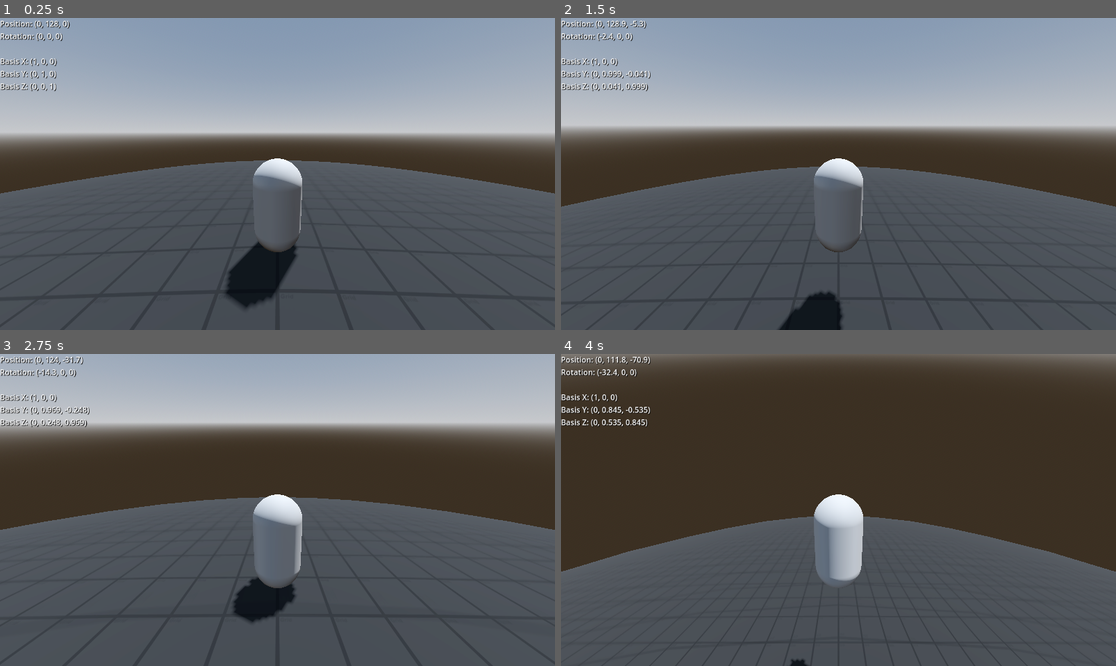
Above: before the commit, frames 1-4 (two rows, left to right).
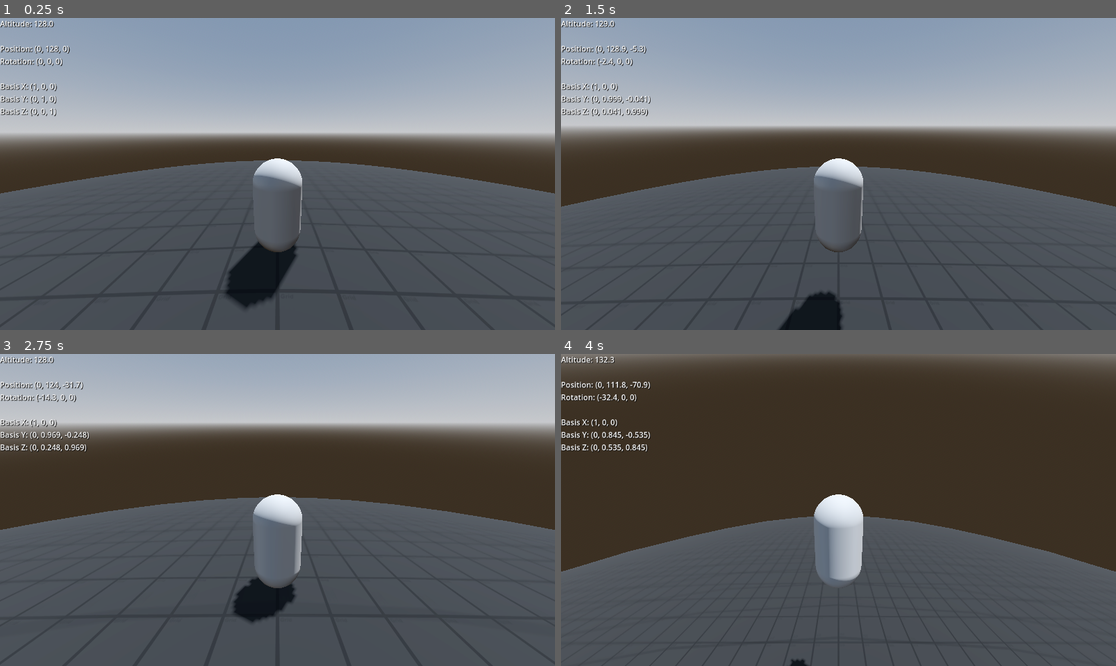
Above: after the commit, the same moments.

Repository: archiebaldry/planet-test
Game: Godot game, scene res://main.tscn
Two runs of this game, one before a commit and one after it. Both use one fixed random seed, a clock stepped at 60 frames per second and the inputs below.
Inputs:
- Up to frame 1 (0.25 s): no input
- Up to frame 2 (1.5 s): tap Enter at 0.5 s; hold W (move_forward) from 0.53 s (still down); tap Space (jump) at 0.77 s
- Up to frame 3 (2.75 s): keep holding W (move_forward); tap Space (jump) at 1.52 s
- Up to frame 4 (4 s): keep holding W (move_forward); tap Space (jump) at 3.02, 3.77 s

The runs differ from the first frame. In frame 1, 1.1% of the frame differs, in the area x 0-13%, y 0-32%; in frame 2, 1.5%, in the area x 0-17%, y 0-32%; in frame 3, 1.4%; in frame 4, 1.4%.

Commit message:
Add altitude indicator

Diff:
--- a/character.gd
+++ b/character.gd
@@ -34,7 +34,8 @@
 		apply_impulse(Vector3.UP * JUMP, basis.y)
 
 func _process(_delta: float) -> void:
-	label.text = "Position: %s\nRotation: %s\n\nBasis X: %s\nBasis Y: %s\nBasis Z: %s" % [
+	label.text = "Altitude: %.1f\n\nPosition: %s\nRotation: %s\n\nBasis X: %s\nBasis Y: %s\nBasis Z: %s" % [
+		planet.position.distance_to(position),
 		position.snapped(Vector3.ONE * 0.1),
 		rotation_degrees.snapped(Vector3.ONE * 0.1),
 		basis.x.snapped(Vector3.ONE * 0.001),
